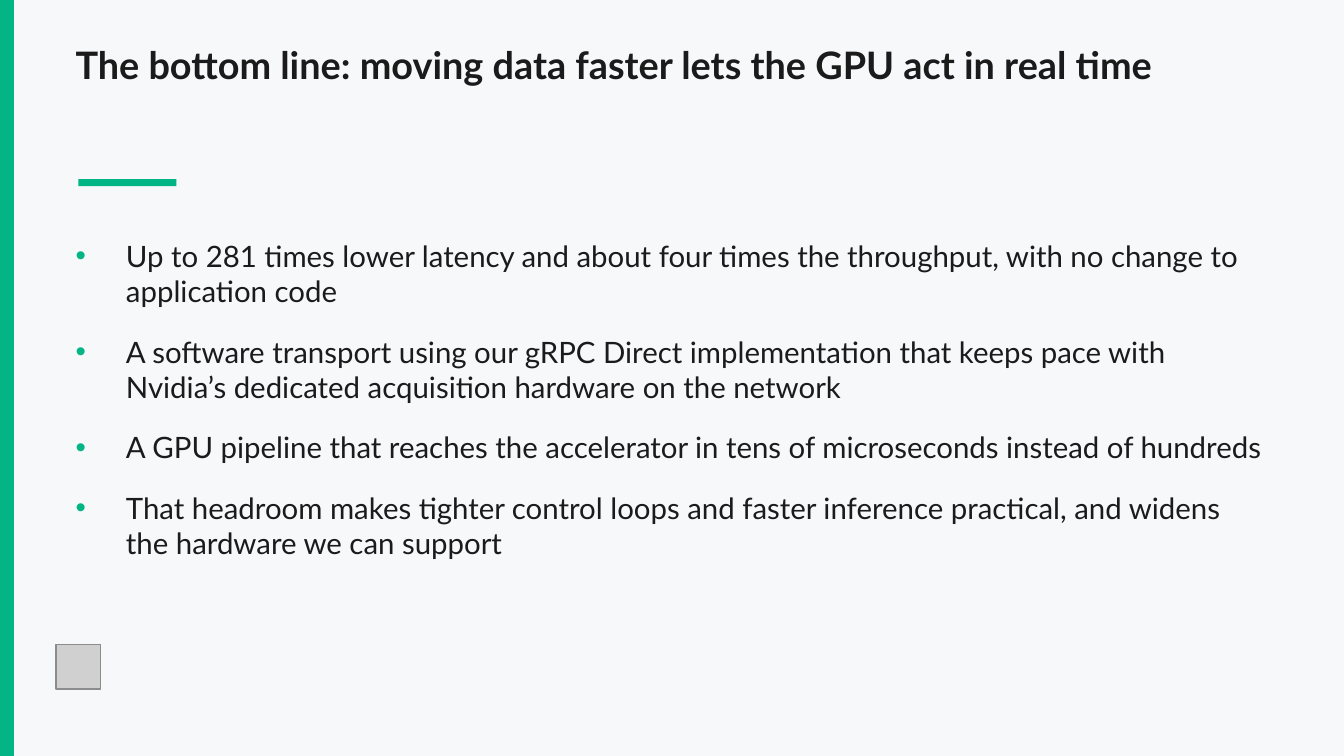
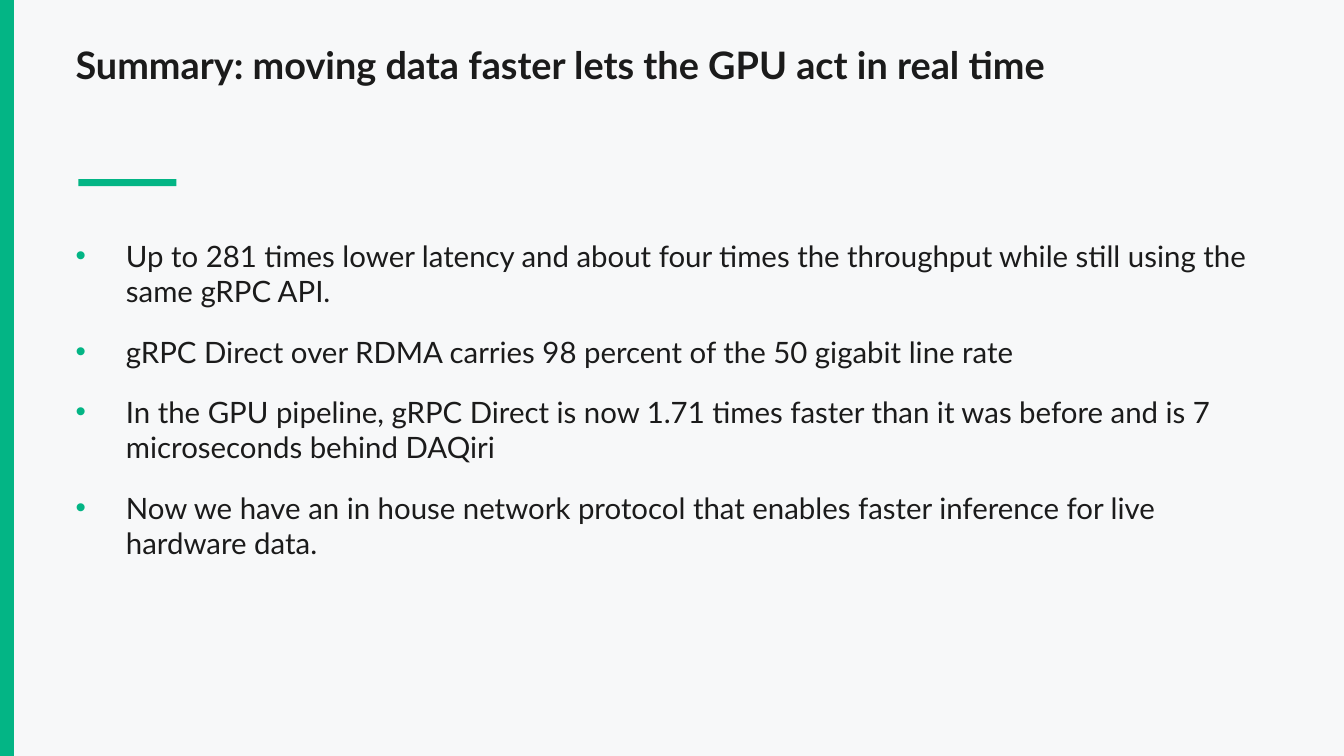
Before and after one commit to dvthomas01/DAQIRI_v_GRPC, a slide deck: slide 14 of presentation/Intern_showcase_Dami.pptx (slide 9 before the commit). Drawn at 1344x756 pixels with LibreOffice and Linux fonts; fonts in the diff are those of the drawing; grey boxes stand for pictures. Boxes give left, top, right and bottom in pixels: in the first picture for what was removed or moved away, otherwise in the second. Text is boxed around its words. In the diff, an @@ line names an element or a change of style, - is before the commit and + after.

```diff
--- a/presentation/Intern_showcase_Dami.pptx
+++ b/presentation/Intern_showcase_Dami.pptx
@@ text at (76,51,1045,86): text changed @@
-The bottom line: moving data faster lets the GPU act in real time
+Summary: moving data faster lets the GPU act in real time
@@ text at (126,245,1245,555): text changed @@
-• Up to 281 times lower latency and about four times the throughput, with no change to application code
-• A software transport using our gRPC Direct implementation that keeps pace with Nvidia’s dedicated acquisition hardware on the network
-• A GPU pipeline that reaches the accelerator in tens of microseconds instead of hundreds
-• That headroom makes tighter control loops and faster inference practical, and widens the hardware we can support
+• Up to 281 times lower latency and about four times the throughput while still using the same gRPC API.
+• gRPC Direct over RDMA carries 98 percent of the 50 gigabit line rate
+• In the GPU pipeline, gRPC Direct is now 1.71 times faster than it was before and is 7 microseconds behind DAQiri
+• Now we have an in house network protocol that enables faster inference for live hardware data.
@@ picture removed at (56,644,101,689) @@
```
Also in this commit, not shown: 5 other slides changed, 6 slides added, 2 slides removed, 7 other files.
